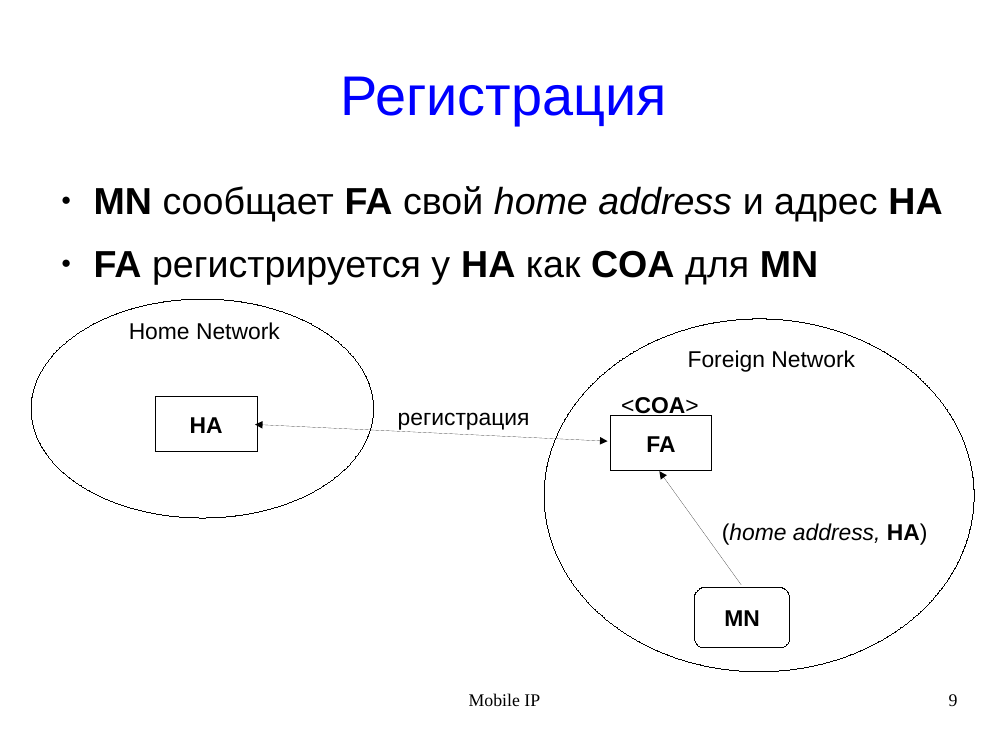
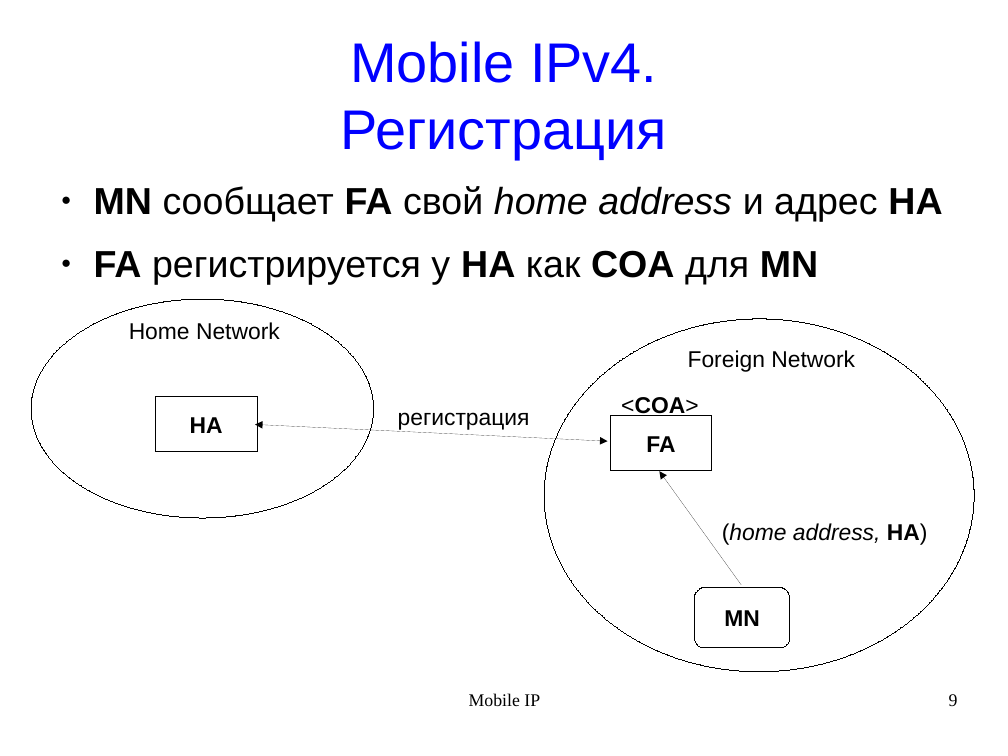
Before and after one commit to rutsky/semester10, a slide deck: slide 9 of Computer_networks/MobileIP/MobileIP.odp. Drawn at 1008x756 pixels with LibreOffice and Linux fonts; fonts in the diff are those of the drawing. Boxes give left, top, right and bottom in pixels: in the first picture for what was removed or moved away, otherwise in the second. Text is boxed around its words. In the diff, an @@ line names an element or a change of style, - is before the commit and + after.

Commit message:
MobileIP: Presentation ready

```diff
--- a/Computer_networks/MobileIP/MobileIP.odp
+++ b/Computer_networks/MobileIP/MobileIP.odp
@@ title at (x1=340, y1=41, x2=666, y2=159): text changed @@
-Регистрация
+Mobile IPv4.
+Регистрация
```
Also in this commit, not shown: 3 other slides changed, 3 slides added.
